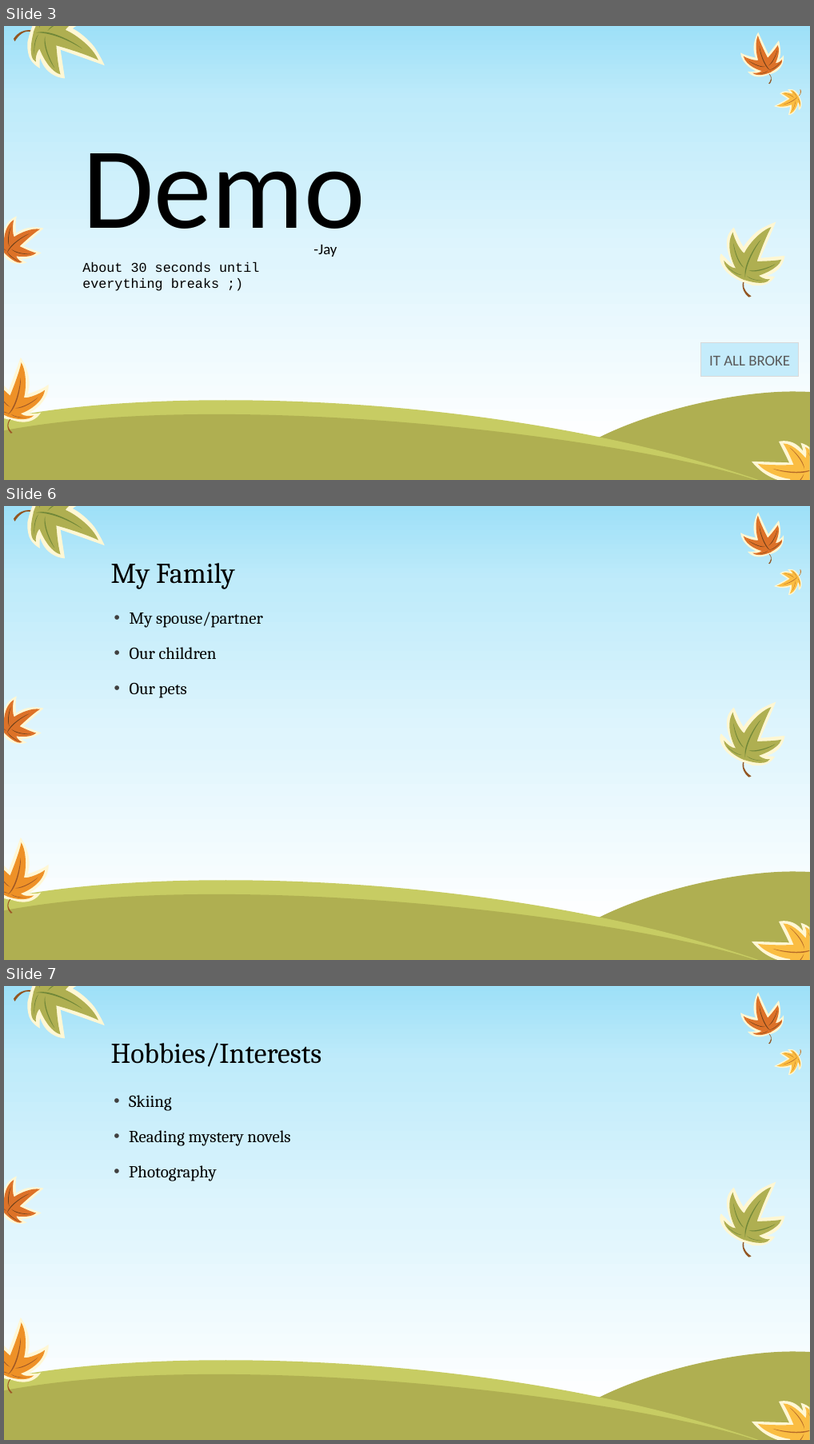
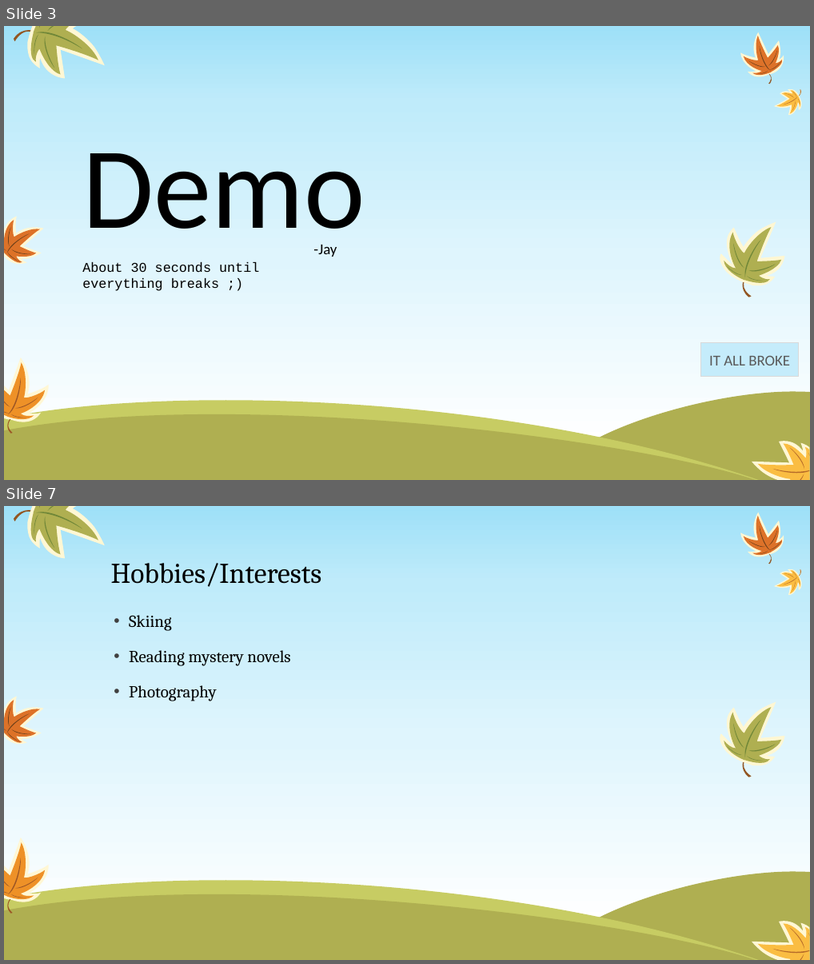
Before and after one commit to codingJWilliams/BBCInventathonNode, a slide deck: presentation/Fruit Punch.pptx. Shown one above the other, each under a label of ours: slides 3, 6 and 7 before the commit, slides 3 and 7 after it; the slides between them are not shown. The pictures are 814x1444 and 814x964 pixels, drawn with LibreOffice and Linux fonts; fonts in the diff are those of the drawing. Boxes give left, top, right and bottom in pixels: in the first picture for what was removed or moved away, otherwise in the second. Text is boxed around its words. In the diff, an @@ line names an element or a change of style, - is before the commit and + after.

Commit message:
More presentation

```diff
--- a/presentation/Fruit Punch.pptx
+++ b/presentation/Fruit Punch.pptx
@@ slide 6 removed at [4,506,810,960], background gradient #9EE0F8 to #BFEBFA to #DFF5FD to #FFFFFF; not listed: 56 template elements that a slide beside it also shows @@
@@ title removed at [111,563,235,589] @@
-My Family
@@ text removed at [130,612,263,698] @@
-• My spouse/partner
-• Our children
-• Our pets
```
Also in this commit, not shown: 1 slide changed, 1 slide added.
